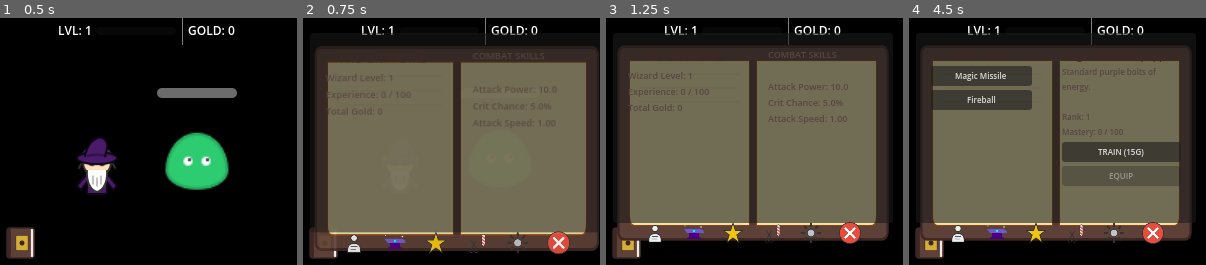
Above: before the commit, frames 1-4 (left to right).
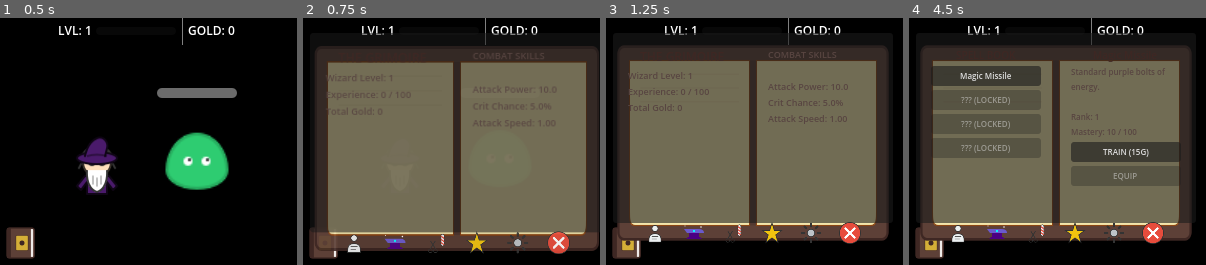
Above: after the commit, the same moments.

Repository: dgcarlucci/cast-lock
Game: Godot game, scene res://scenes/Main.tscn
Two runs of this game, one before a commit and one after it. Both use one fixed random seed, a clock stepped at 60 frames per second and the inputs below.
Inputs (mouse positions are in pixels of both pictures, inside the frame that each line leads up to; where the layout moved, square brackets give the same spot in the first picture):
- Up to frame 1 (0.5 s): no input
- Up to frame 2 (0.75 s): click (323, 242) at 0.5 s
- Up to frame 3 (1.25 s): no input
- Up to frame 4 (4.5 s): click (956, 232) at 1.25 s; click (998, 232) at 2 s; click (986, 198) at 2.75 s, where only the run before the commit has a clickable "CRAFT (10G)"; click (1125, 92) at 3.5 s, where only the run after the commit has a clickable "RESEARCH (50G)"; click (1075, 232) [1036, 232] at 4.25 s

Frame 1 is identical in both runs. In frame 2, 0.5% of the frame differs, in the area x 41-62%, y 86-96%; in frame 3, 0.5%; in frame 4, 11%, in the area x 8-87%, y 17-92%.
Error after the commit: Parse Error: Cannot use subscript operator on a base of type "null". (res://scripts/EquipmentManager.gd:29)

Commit message:
feat: implement gameplay loops for spell mastery and equipment research

Diff:
--- a/project.godot
+++ b/project.godot
@@ -20,6 +20,7 @@
 SaveManager="*res://scripts/SaveManager.gd"
 StatsManager="*res://scripts/StatsManager.gd"
 SpellManager="*res://scripts/SpellManager.gd"
+EquipmentManager="*res://scripts/EquipmentManager.gd"
 
 [display]
 
--- /dev/null
+++ b/resources/player/appearance/arcane_blast.svg
@@ -0,0 +1,6 @@
+<svg width="64" height="64" viewBox="0 0 64 64" fill="none" xmlns="http://www.w3.org/2000/svg">
+  <!-- Arcane Blast (Big Energy) -->
+  <circle cx="32" cy="32" r="20" fill="#9b59b6" opacity="0.4"/>
+  <circle cx="32" cy="32" r="12" fill="#9b59b6" stroke="#8e44ad" stroke-width="3"/>
+  <path d="M32 10V20M32 54V44M54 32H44M10 32H20" stroke="white" stroke-width="4" stroke-linecap="round"/>
+</svg>
--- /dev/null
+++ b/resources/player/appearance/fire_blast.svg
@@ -0,0 +1,5 @@
+<svg width="64" height="64" viewBox="0 0 64 64" fill="none" xmlns="http://www.w3.org/2000/svg">
+  <!-- Fire Blast (Explosive) -->
+  <path d="M32 5L40 25H60L45 35L55 55L32 45L9 55L19 35L4 25H24L32 5Z" fill="#e67e22" stroke="#d35400" stroke-width="2"/>
+  <circle cx="32" cy="32" r="8" fill="#f1c40f"/>
+</svg>
--- /dev/null
+++ b/resources/player/appearance/staff_arcane.svg
@@ -0,0 +1,8 @@
+<svg width="64" height="64" viewBox="0 0 64 64" fill="none" xmlns="http://www.w3.org/2000/svg">
+  <!-- Arcane Crystal Staff -->
+  <path d="M40 10L25 55" stroke="#4a1a6b" stroke-width="6" stroke-linecap="round"/>
+  <!-- Floating Crystals -->
+  <path d="M38 2L48 12L38 22L28 12L38 2Z" fill="#9b59b6" stroke="#8e44ad" stroke-width="2"/>
+  <circle cx="38" cy="12" r="4" fill="white" opacity="0.4"/>
+  <path d="M25 5L30 10M45 5L40 10" stroke="#9b59b6" stroke-width="2"/>
+</svg>
--- a/scenes/UI_Overlay.tscn
+++ b/scenes/UI_Overlay.tscn
@@ -187,24 +187,13 @@
 layout_mode = 2
 theme_override_colors/font_color = Color(0.243137, 0.152941, 0.137255, 1)
 theme_override_font_sizes/font_size = 10
-text = "THE ANVIL"
-horizontal_alignment = 1
-
-[node name="Center" type="CenterContainer" parent="Grimoire/TabContainer/Workshop/LeftPage/VBox"]
+text = "WORKSHOP"
+horizontal_alignment = 1
+
+[node name="EquipmentList" type="VBoxContainer" parent="Grimoire/TabContainer/Workshop/LeftPage/VBox"]
 layout_mode = 2
 size_flags_vertical = 3
 
-[node name="AnvilIcon" type="TextureRect" parent="Grimoire/TabContainer/Workshop/LeftPage/VBox/Center"]
-custom_minimum_size = Vector2(48, 48)
-layout_mode = 2
-texture = ExtResource("4_anvil")
-expand_mode = 1
-
-[node name="CraftButtonInside" type="Button" parent="Grimoire/TabContainer/Workshop/LeftPage/VBox"]
-layout_mode = 2
-theme_override_font_sizes/font_size = 8
-text = "CRAFT (10G)"
-
 [node name="RightPage" type="MarginContainer" parent="Grimoire/TabContainer/Workshop"]
 layout_mode = 2
 size_flags_horizontal = 3
@@ -216,19 +205,24 @@
 [node name="VBox" type="VBoxContainer" parent="Grimoire/TabContainer/Workshop/RightPage"]
 layout_mode = 2
 
-[node name="Label" type="Label" parent="Grimoire/TabContainer/Workshop/RightPage/VBox"]
-layout_mode = 2
-theme_override_colors/font_color = Color(0.243137, 0.152941, 0.137255, 1)
-theme_override_font_sizes/font_size = 9
-text = "RECENT LOOT"
-horizontal_alignment = 1
-
-[node name="LootLogLabel" type="Label" parent="Grimoire/TabContainer/Workshop/RightPage/VBox"]
-layout_mode = 2
-size_flags_vertical = 3
+[node name="ItemTitle" type="Label" parent="Grimoire/TabContainer/Workshop/RightPage/VBox"]
+layout_mode = 2
+theme_override_colors/font_color = Color(0.243137, 0.152941, 0.137255, 1)
+theme_override_font_sizes/font_size = 10
+text = "Item Name"
+horizontal_alignment = 1
+
+[node name="ItemInfo" type="Label" parent="Grimoire/TabContainer/Workshop/RightPage/VBox"]
+layout_mode = 2
 theme_override_colors/font_color = Color(0.345098, 0.270588, 0.254902, 1)
-theme_override_font_sizes/font_size = 7
-text = "- None"
+theme_override_font_sizes/font_size = 8
+text = "Boost: +2 Power"
+autowrap_mode = 2
+
+[node name="ResearchButton" type="Button" parent="Grimoire/TabContainer/Workshop/RightPage/VBox"]
+layout_mode = 2
+theme_override_font_sizes/font_size = 8
+text = "RESEARCH (50G)"
 
 [node name="Barber" type="HSplitContainer" parent="Grimoire/TabContainer"]
 visible = false
@@ -318,16 +312,6 @@
 layout_mode = 2
 size_flags_vertical = 3
 
-[node name="MagicMissileBtn" type="Button" parent="Grimoire/TabContainer/Spells/LeftPage/VBox/SpellList"]
-layout_mode = 2
-theme_override_font_sizes/font_size = 8
-text = "Magic Missile"
-
-[node name="FireballBtn" type="Button" parent="Grimoire/TabContainer/Spells/LeftPage/VBox/SpellList"]
-layout_mode = 2
-theme_override_font_sizes/font_size = 8
-text = "Fireball"
-
 [node name="RightPage" type="MarginContainer" parent="Grimoire/TabContainer/Spells"]
 layout_mode = 2
 size_flags_horizontal = 3
@@ -428,6 +412,13 @@
 ignore_texture_size = true
 stretch_mode = 5
 
+[node name="BarberBtn" type="TextureButton" parent="Grimoire/Footer"]
+custom_minimum_size = Vector2(24, 24)
+layout_mode = 2
+texture_normal = ExtResource("7_barber")
+ignore_texture_size = true
+stretch_mode = 5
+
 [node name="SpellBtn" type="TextureButton" parent="Grimoire/Footer"]
 custom_minimum_size = Vector2(24, 24)
 layout_mode = 2
@@ -435,13 +426,6 @@
 ignore_texture_size = true
 stretch_mode = 5
 
-[node name="BarberBtn" type="TextureButton" parent="Grimoire/Footer"]
-custom_minimum_size = Vector2(24, 24)
-layout_mode = 2
-texture_normal = ExtResource("7_barber")
-ignore_texture_size = true
-stretch_mode = 5
-
 [node name="LibraryBtn" type="TextureButton" parent="Grimoire/Footer"]
 custom_minimum_size = Vector2(24, 24)
 layout_mode = 2
@@ -457,12 +441,10 @@
 stretch_mode = 5
 
 [connection signal="pressed" from="BookButton" to="." method="_on_book_button_pressed"]
-[connection signal="pressed" from="Grimoire/TabContainer/Workshop/LeftPage/VBox/CraftButtonInside" to="." method="_on_craft_button_pressed"]
+[connection signal="pressed" from="Grimoire/TabContainer/Workshop/RightPage/VBox/ResearchButton" to="." method="_on_research_button_pressed"]
 [connection signal="pressed" from="Grimoire/TabContainer/Barber/LeftPage/VBox/RandomizeButton" to="." method="_on_randomize_button_pressed"]
 [connection signal="pressed" from="Grimoire/TabContainer/Barber/LeftPage/VBox/BeardToggle" to="." method="_on_beard_toggle_pressed"]
 [connection signal="pressed" from="Grimoire/TabContainer/Barber/LeftPage/VBox/HairToggle" to="." method="_on_hair_toggle_pressed"]
-[connection signal="pressed" from="Grimoire/TabContainer/Spells/LeftPage/VBox/SpellList/MagicMissileBtn" to="." method="_on_spell_select_pressed" binds= ["magic_missile"]]
-[connection signal="pressed" from="Grimoire/TabContainer/Spells/LeftPage/VBox/SpellList/FireballBtn" to="." method="_on_spell_select_pressed" binds= ["fireball"]]
 [connection signal="pressed" from="Grimoire/TabContainer/Spells/RightPage/VBox/TrainButton" to="." method="_on_train_spell_pressed"]
 [connection signal="pressed" from="Grimoire/TabContainer/Spells/RightPage/VBox/EquipButton" to="." method="_on_equip_spell_pressed"]
 [connection signal="pressed" from="Grimoire/TabContainer/Library/LeftPage/VBox/SaveButton" to="." method="_on_save_button_pressed"]
--- /dev/null
+++ b/scripts/EquipmentManager.gd
@@ -0,0 +1,29 @@
+extends Node
+
+var categories = {
+	"main_hand": {
+		"name": "Staves & Wands",
+		"items": [
+			{"id": "wand_basic", "name": "Apprentice Wand", "cost": 50, "power_boost": 2, "texture": "res://resources/player/appearance/wand_basic.svg", "tier": 1},
+			{"id": "staff_basic", "name": "Oak Staff", "cost": 150, "power_boost": 5, "texture": "res://resources/player/appearance/staff_basic.svg", "tier": 2},
+			{"id": "staff_arcane", "name": "Crystal Staff", "cost": 500, "power_boost": 12, "texture": "res://resources/player/appearance/staff_arcane.svg", "tier": 3}
+		]
+	},
+	"head": {
+		"name": "Wizard Hats",
+		"items": [
+			{"id": "hat_basic", "name": "Pointy Hat", "cost": 30, "haste_boost": 0.05, "texture": "res://resources/player/appearance/hat_basic.svg", "tier": 1},
+			{"id": "hat_apprentice", "name": "Apprentice Hood", "cost": 100, "haste_boost": 0.1, "texture": "res://resources/player/appearance/hat_apprentice.svg", "tier": 2}
+		]
+	}
+}
+
+func get_item_data(category: String, index: int):
+	if categories.has(category) and index < categories[category]["items"].size():
+		return categories[category]["items"][index]
+	return null
+
+func get_next_research_cost(category: String, current_tier: int) -> int:
+	var next_idx = current_tier
+	var data = get_item_data(category, next_idx)
+	return data["cost"] if data else -1
--- a/scripts/Main.gd
+++ b/scripts/Main.gd
@@ -110,6 +110,10 @@
 		ui.update_enemy_health(current_enemy_hp, max_enemy_hp)
 		enemy.play_hit_animation()
 
+		# Gain spell mastery
+		SpellManager.gain_mastery(StatsManager.stats.active_spell_id, 5, StatsManager.stats)
+		ui.update_stats() # Update UI to show progress
+
 		if current_enemy_hp <= 0:
 			on_enemy_death()
 	)
--- a/scripts/SpellManager.gd
+++ b/scripts/SpellManager.gd
@@ -4,26 +4,42 @@
 var spells = {
 	"magic_missile": {
 		"name": "Magic Missile",
-		"upgrade_name": "Arcane Blast",
 		"icon": "res://resources/player/appearance/magic_missile.svg",
 		"description": "Standard purple bolts of energy.",
 		"cost_per_rank": 15,
 		"required_spell": "",
-		"required_rank": 0
+		"required_rank": 0,
+		"evolves_to": "arcane_blast"
+	},
+	"arcane_blast": {
+		"name": "Arcane Blast",
+		"icon": "res://resources/player/appearance/arcane_blast.svg",
+		"description": "A massive surge of pure arcane power.",
+		"cost_per_rank": 100,
+		"required_spell": "magic_missile",
+		"required_rank": 10
 	},
 	"fireball": {
 		"name": "Fireball",
-		"upgrade_name": "Fire Blast",
 		"icon": "res://resources/player/appearance/fireball.svg",
 		"description": "Explosive heat and flame.",
 		"cost_per_rank": 25,
 		"required_spell": "magic_missile",
-		"required_rank": 5
+		"required_rank": 5,
+		"evolves_to": "fire_blast"
+	},
+	"fire_blast": {
+		"name": "Fire Blast",
+		"icon": "res://resources/player/appearance/fire_blast.svg",
+		"description": "Incinerate everything in a wide area.",
+		"cost_per_rank": 150,
+		"required_spell": "fireball",
+		"required_rank": 10
 	}
 }
 
 func is_spell_unlocked(id: String, learned_dict: Dictionary) -> bool:
-	if id == "magic_missile": return true # Default
+	if id == "magic_missile": return true
 	if learned_dict.has(id): return true
 
 	var req = spells[id]["required_spell"]
@@ -34,8 +50,6 @@
 	return false
 
 func get_spell_name(id: String, rank: int) -> String:
-	if rank >= 10:
-		return spells[id]["upgrade_name"]
 	return spells[id]["name"]
 
 func get_training_cost(id: String, current_rank: int) -> int:
@@ -43,3 +57,14 @@
 
 func get_spell_visual_path(id: String) -> String:
 	return spells[id]["icon"]
+
+func gain_mastery(id: String, amount: int, stats: WizardStats):
+	if not stats.learned_spells.has(id): return
+
+	var data = stats.learned_spells[id]
+	data["mastery"] += amount
+
+	if data["mastery"] >= 100:
+		data["mastery"] = 0
+		data["rank"] += 1
+		# Trigger rank up notification?
--- a/scripts/UI_Overlay.gd
+++ b/scripts/UI_Overlay.gd
@@ -1,6 +1,6 @@
 extends Control
 
-signal craft_pressed
+signal craft_pressed # Deprecated but keeping for compatibility
 signal appearance_changed
 
 @onready var gold_label = $TopBar/GoldLabel
@@ -13,21 +13,29 @@
 @onready var tab_container = $Grimoire/TabContainer
 @onready var stats_label = $Grimoire/TabContainer/Stats/LeftPage/VBox/StatsLabel
 @onready var combat_label = $Grimoire/TabContainer/Stats/RightPage/VBox/Label
-@onready var loot_log_label = $Grimoire/TabContainer/Workshop/RightPage/VBox/LootLogLabel
 @onready var wizard_preview = $Grimoire/TabContainer/Barber/RightPage/PreviewContainer/SubViewport/WizardPreview
 
 # Spell UI
+@onready var spell_list_container = $Grimoire/TabContainer/Spells/LeftPage/VBox/SpellList
 @onready var spell_title = $Grimoire/TabContainer/Spells/RightPage/VBox/SpellTitle
 @onready var spell_info = $Grimoire/TabContainer/Spells/RightPage/VBox/SpellInfo
 @onready var train_button = $Grimoire/TabContainer/Spells/RightPage/VBox/TrainButton
 @onready var equip_button = $Grimoire/TabContainer/Spells/RightPage/VBox/EquipButton
 
+# Workshop UI
+@onready var equip_list_container = $Grimoire/TabContainer/Workshop/LeftPage/VBox/EquipmentList
+@onready var item_title = $Grimoire/TabContainer/Workshop/RightPage/VBox/ItemTitle
+@onready var item_info = $Grimoire/TabContainer/Workshop/RightPage/VBox/ItemInfo
+@onready var research_button = $Grimoire/TabContainer/Workshop/RightPage/VBox/ResearchButton
+
 var loot_log: Array = []
 var selected_spell_id: String = "magic_missile"
+var selected_equip_cat: String = "main_hand"
 
 func _ready():
 	update_stats()
 	update_spell_ui()
+	update_workshop_ui()
 	grimoire.visible = false
 	grimoire.scale = Vector2(0.5, 0.5)
 	grimoire.modulate.a = 0
@@ -41,6 +49,7 @@
 func _open_grimoire():
 	update_stats()
 	update_spell_ui()
+	update_workshop_ui()
 	wizard_preview.update_appearance(StatsManager.stats)
 	grimoire.visible = true
 	var tween = get_tree().create_tween().set_parallel(true)
@@ -55,13 +64,9 @@
 
 func _on_nav_btn_pressed(index: int):
 	tab_container.current_tab = index
-	if index == 0:
-		update_stats()
-	elif index == 3: # Spells
-		update_spell_ui()
-
-func _on_craft_button_pressed():
-	craft_pressed.emit()
+	if index == 0: update_stats()
+	elif index == 1: update_workshop_ui()
+	elif index == 3: update_spell_ui()
 
 func _on_close_button_pressed():
 	_close_grimoire()
@@ -92,6 +97,67 @@
 	appearance_changed.emit()
 	wizard_preview.update_appearance(stats)
 
+# Workshop Logic
+func _on_equip_cat_select(cat_id: String):
+	selected_equip_cat = cat_id
+	update_workshop_ui()
+
+func _on_research_button_pressed():
+	var stats = StatsManager.stats
+	var current_tier = 0
+	if selected_equip_cat == "main_hand": current_tier = stats.main_hand_style
+	elif selected_equip_cat == "head": current_tier = stats.hat_style
+
+	var item = EquipmentManager.get_item_data(selected_equip_cat, current_tier)
+	if not item: return
+
+	if stats.gold >= item["cost"]:
+		stats.gold -= item["cost"]
+		if selected_equip_cat == "main_hand":
+			stats.main_hand_style = item["tier"]
+			if item.has("power_boost"): stats.attack_power += item["power_boost"]
+		elif selected_equip_cat == "head":
+			stats.hat_style = item["tier"]
+			if item.has("haste_boost"): stats.haste += item["haste_boost"]
+
+		show_floating_text("RESEARCH COMPLETE!", Color.GOLD)
+		update_stats()
+		update_workshop_ui()
+		appearance_changed.emit()
+		StatsManager.save_stats()
+	else:
+		show_floating_text("NOT ENOUGH GOLD!", Color.RED)
+
+func update_workshop_ui():
+	for child in equip_list_container.get_children(): child.queue_free()
+
+	for cat_id in EquipmentManager.categories.keys():
+		var btn = Button.new()
+		btn.add_theme_font_size_override("font_size", 8)
+		btn.text = EquipmentManager.categories[cat_id]["name"]
+		btn.pressed.connect(_on_equip_cat_select.bind(cat_id))
+		equip_list_container.add_child(btn)
+
+	var stats = StatsManager.stats
+	var current_tier = 0
+	if selected_equip_cat == "main_hand": current_tier = stats.main_hand_style
+	elif selected_equip_cat == "head": current_tier = stats.hat_style
+
+	var item = EquipmentManager.get_item_data(selected_equip_cat, current_tier)
+	if item:
+		item_title.text = item["name"]
+		var info = "Tied to Category: %s\n" % selected_equip_cat
+		if item.has("power_boost"): info += "Power: +%d\n" % item["power_boost"]
+		if item.has("haste_boost"): info += "Haste: +%.2f\n" % item["haste_boost"]
+		item_info.text = info
+		research_button.text = "RESEARCH (%dG)" % item["cost"]
+		research_button.disabled = false
+	else:
+		item_title.text = "Max Tier Reached"
+		item_info.text = "No further research available."
+		research_button.text = "MAXED"
+		research_button.disabled = true
+
 # Spell Book Logic
 func _on_spell_select_pressed(spell_id: String):
 	selected_spell_id = spell_id
@@ -102,12 +168,12 @@
 	if not stats.learned_spells.has(selected_spell_id):
 		stats.learned_spells[selected_spell_id] = {"rank": 1, "mastery": 0}
 
-	var spell_data = stats.learned_spells[selected_spell_id]
-	var cost = SpellManager.get_training_cost(selected_spell_id, spell_data["rank"])
+	var s_data = stats.learned_spells[selected_spell_id]
+	var cost = SpellManager.get_training_cost(selected_spell_id, s_data["rank"])
 
 	if stats.gold >= cost:
 		stats.gold -= cost
-		spell_data["rank"] += 1
+		s_data["rank"] += 1
 		show_floating_text("RANK UP!", Color.CYAN)
 		update_stats()
 		update_spell_ui()
@@ -122,45 +188,37 @@
 	StatsManager.save_stats()
 
 func update_spell_ui():
-	var stats = StatsManager.stats
-	var is_learned = stats.learned_spells.has(selected_spell_id)
-	var spell_data = stats.learned_spells.get(selected_spell_id, {"rank": 1, "mastery": 0})
-
-	spell_title.text = SpellManager.get_spell_name(selected_spell_id, spell_data["rank"])
-	if selected_spell_id == stats.active_spell_id:
-		spell_title.text += " (Equipped)"
-		equip_button.disabled = true
-	else:
-		equip_button.disabled = false
-
-	var info_text = SpellManager.spells[selected_spell_id]["description"] + "\n\n"
-	info_text += "Rank: %d\n" % spell_data["rank"]
-	# Mastery is placeholder for now
-	info_text += "Mastery: %d / 100" % spell_data["mastery"]
-	spell_info.text = info_text
-
-	var train_cost = SpellManager.get_training_cost(selected_spell_id, spell_data["rank"])
-	train_button.text = "TRAIN (%dG)" % train_cost
-
-# Global Updates
+	for child in spell_list_container.get_children(): child.queue_free()
+	var stats = StatsManager.stats
+	for s_id in SpellManager.spells.keys():
+		var btn = Button.new()
+		btn.add_theme_font_size_override("font_size", 8)
+		if SpellManager.is_spell_unlocked(s_id, stats.learned_spells):
+			btn.text = SpellManager.get_spell_name(s_id, stats.learned_spells.get(s_id, {"rank":1})["rank"])
+			btn.pressed.connect(_on_spell_select_pressed.bind(s_id))
+		else:
+			btn.text = "??? (LOCKED)"
+			btn.disabled = true
+		spell_list_container.add_child(btn)
+
+	var s_data = stats.learned_spells.get(selected_spell_id, {"rank": 1, "mastery": 0})
+	spell_title.text = SpellManager.get_spell_name(selected_spell_id, s_data["rank"])
+	equip_button.visible = stats.learned_spells.has(selected_spell_id)
+	equip_button.disabled = (selected_spell_id == stats.active_spell_id)
+	spell_info.text = SpellManager.spells[selected_spell_id]["description"] + "\n\nRank: %d\nMastery: %d / 100" % [s_data["rank"], s_data["mastery"]]
+	train_button.text = "TRAIN (%dG)" % SpellManager.get_training_cost(selected_spell_id, s_data["rank"])
+	train_button.visible = SpellManager.is_spell_unlocked(selected_spell_id, stats.learned_spells)
+
+# Stats Logic
 func update_stats():
 	var stats = StatsManager.stats
 	if not stats: return
-
 	gold_label.text = "GOLD: " + str(int(stats.gold))
 	level_label.text = "LVL: " + str(stats.level)
-
 	xp_bar.max_value = StatsManager.get_xp_needed()
 	xp_bar.value = stats.xp
-
-	stats_label.text = "Wizard Level: %d\n" % stats.level
-	stats_label.text += "Experience: %d / %d\n" % [stats.xp, StatsManager.get_xp_needed()]
-	stats_label.text += "Total Gold: %d" % int(stats.gold)
-
-	combat_label.text = "COMBAT SKILLS\n\n"
-	combat_label.text += "Attack Power: %.1f\n" % stats.attack_power
-	combat_label.text += "Crit Chance: %.1f%%\n" % (stats.crit_chance * 100.0)
-	combat_label.text += "Attack Speed: %.2f" % stats.haste
+	stats_label.text = "Wizard Level: %d\nExperience: %d / %d\nTotal Gold: %d" % [stats.level, stats.xp, StatsManager.get_xp_needed(), int(stats.gold)]
+	combat_label.text = "COMBAT SKILLS\n\nAttack Power: %.1f\nCrit Chance: %.1f%%\nAttack Speed: %.2f" % [stats.attack_power, stats.crit_chance * 100.0, stats.haste]
 
 func update_enemy_health(current, max_hp):
 	enemy_health_bar.max_value = max_hp
@@ -168,13 +226,8 @@
 
 func add_loot_entry(entry_text):
 	loot_log.push_front(entry_text)
-	if loot_log.size() > 10:
-		loot_log.pop_back()
-
-	var log_text = ""
-	for entry in loot_log:
-		log_text += "- " + entry + "\n"
-	loot_log_label.text = log_text
+	if loot_log.size() > 10: loot_log.pop_back()
+	# Optional: show in workshop if needed
 
 func show_floating_text(text, color):
 	var label = Label.new()
@@ -184,7 +237,6 @@
 	label.add_theme_color_override("font_outline_color", Color.BLACK)
 	label.add_theme_constant_override("outline_size", 4)
 	floating_text_container.add_child(label)
-
 	var tween = get_tree().create_tween()
 	tween.tween_property(label, "position", label.position + Vector2(0, -40), 1.0)
 	tween.parallel().tween_property(label, "modulate:a", 0.0, 1.0)
Not shown, added: resources/player/appearance/arcane_blast.svg.import
Not shown, added: resources/player/appearance/fire_blast.svg.import
Not shown, added: resources/player/appearance/staff_arcane.svg.import
Not shown, added: resources/player/appearance/staff_basic.svg.import
Not shown, added: resources/player/appearance/wand_basic.svg.import
Not shown, added: scripts/EquipmentManager.gd.uid
